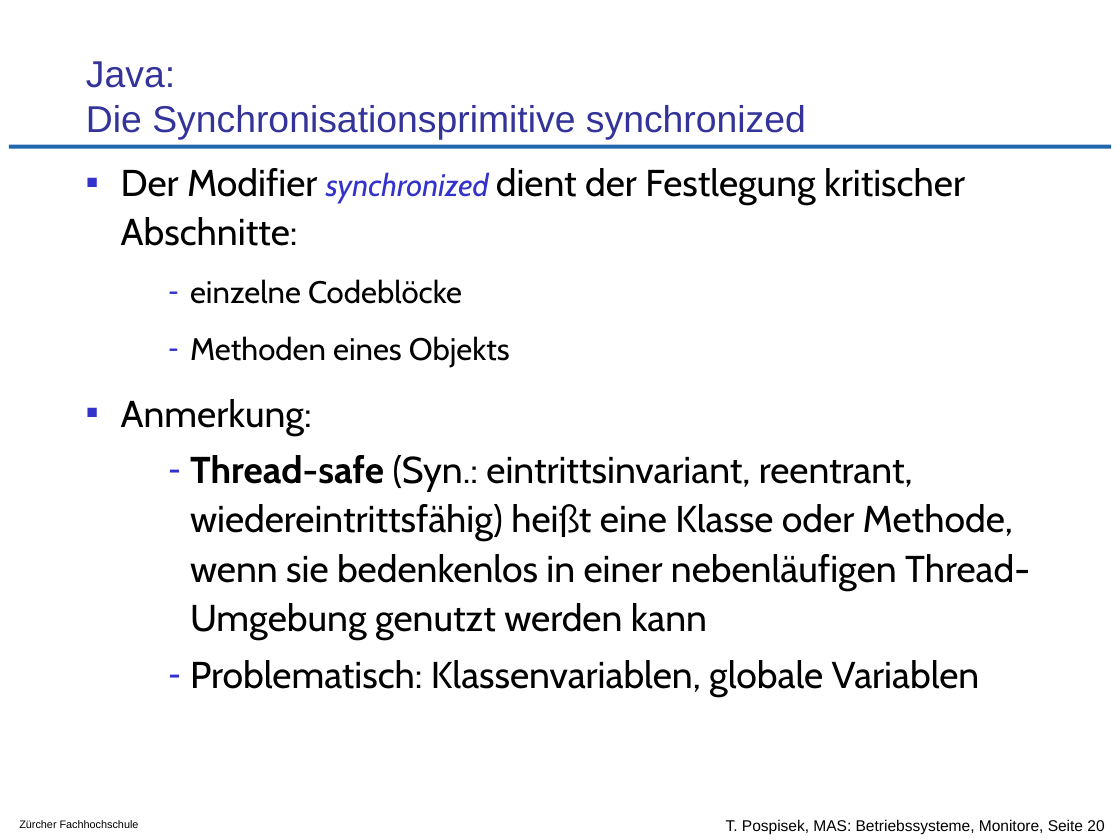
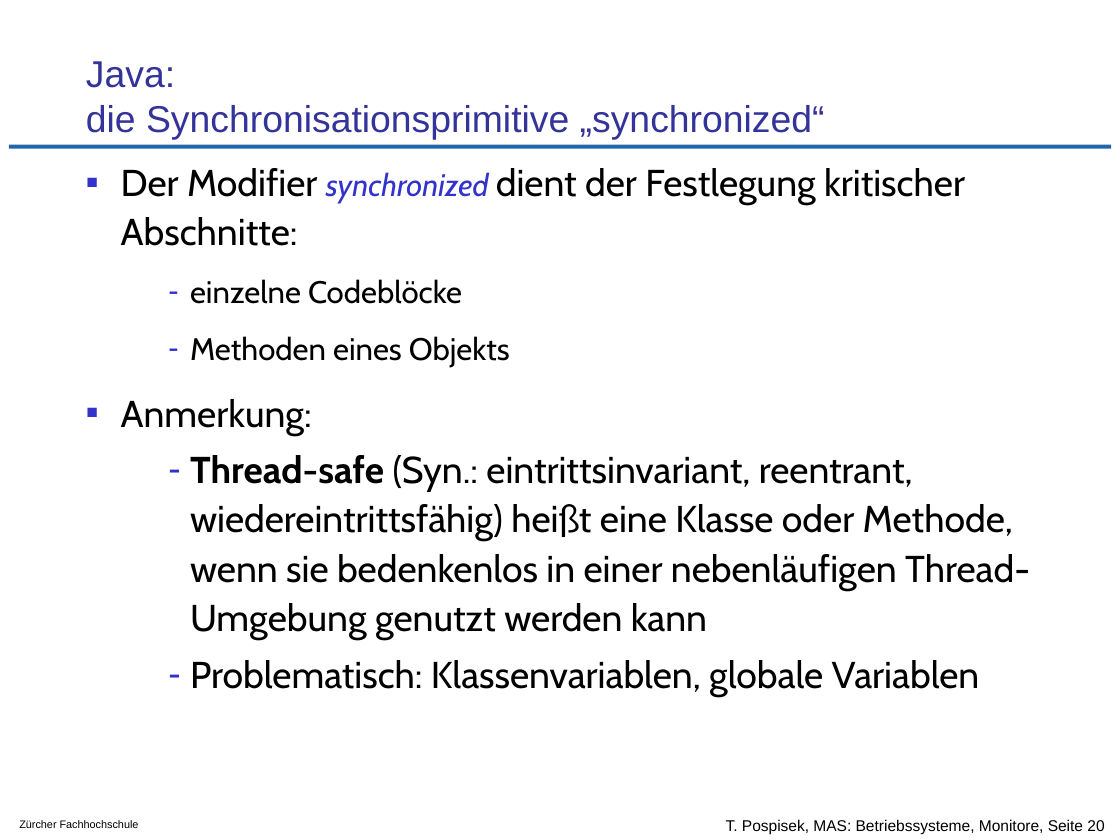
Before and after one commit to tpo/betriebssysteme, a slide deck: slide 20 of 08_Koordination_und_Synchronisation_Monitore.odp. Drawn at 1120x840 pixels with LibreOffice and Linux fonts; fonts in the diff are those of the drawing; background and template pictures are left out. Boxes give left, top, right and bottom in pixels: in the first picture for what was removed or moved away, otherwise in the second. Text is boxed around its words. In the diff, an @@ line names an element or a change of style, - is before the commit and + after.

```diff
--- a/08_Koordination_und_Synchronisation_Monitore.odp
+++ b/08_Koordination_und_Synchronisation_Monitore.odp
@@ title at [86,61,825,140]: text changed @@
-Java:
-Die Synchronisationsprimitive synchronized
+Java:
+die Synchronisationsprimitive „synchronized“
```
Also in this commit, not shown: 5 other slides changed, 5 other files.
